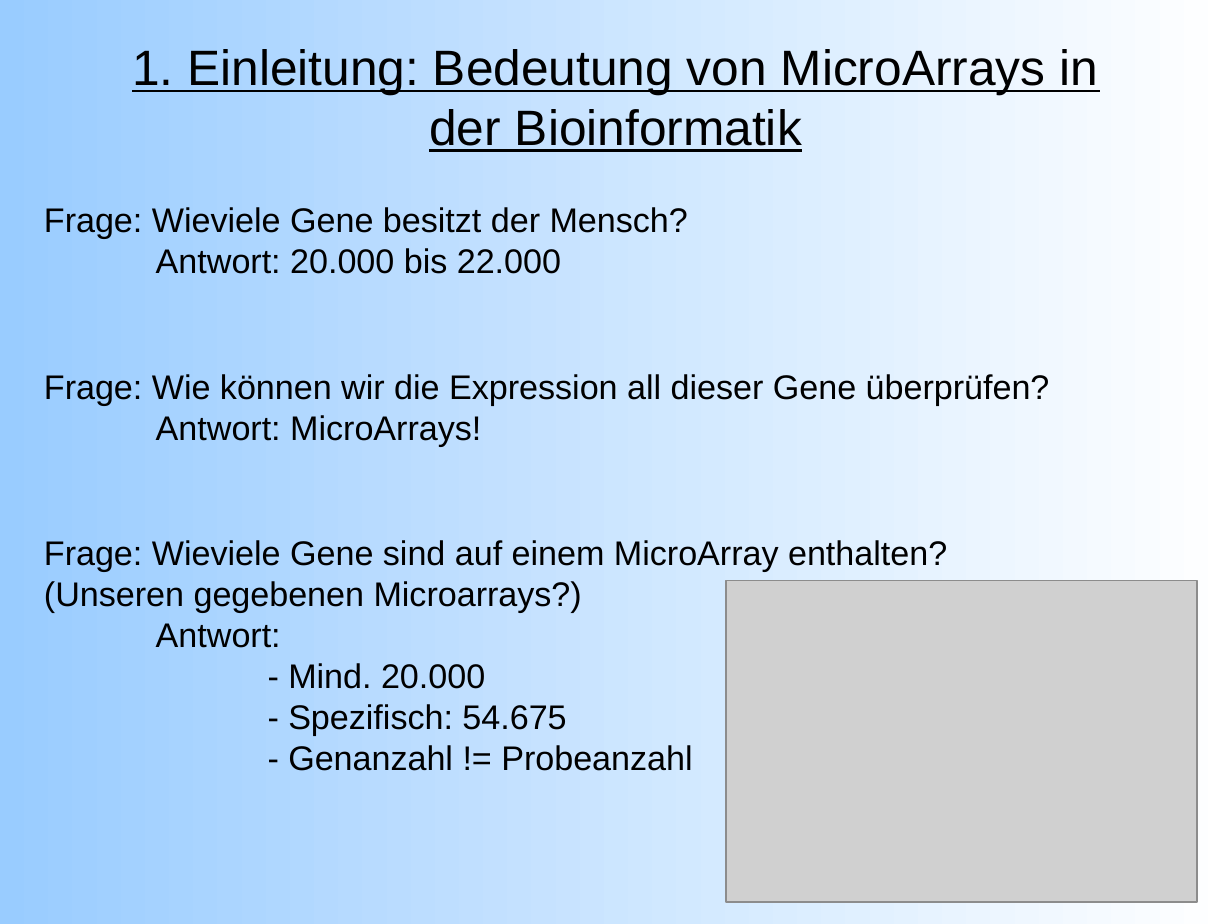
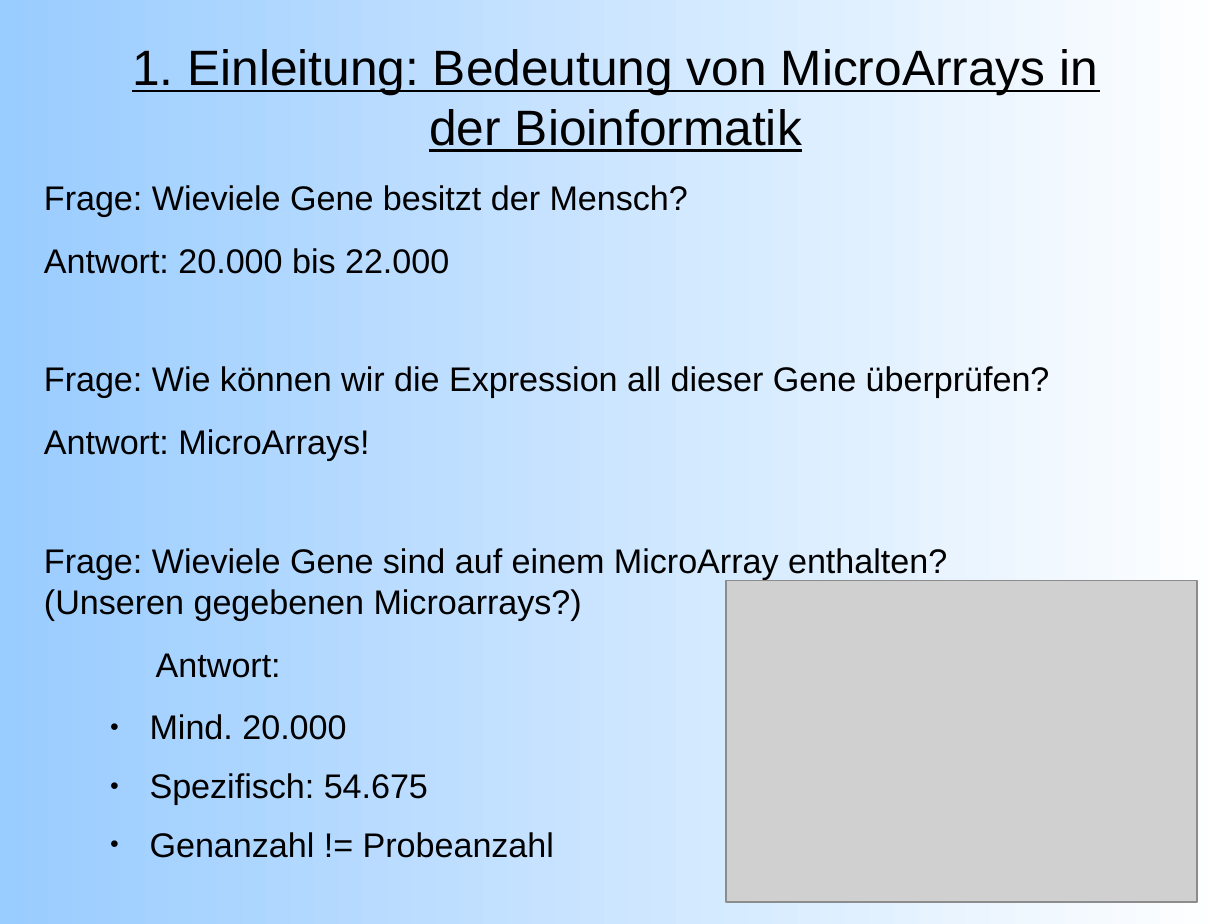
Before and after one commit to emmkey/GenEx, a slide deck: slide 3 of W1 Praesentation.odp. Drawn at 1232x924 pixels with LibreOffice and Linux fonts; fonts in the diff are those of the drawing; grey boxes stand for pictures. Boxes give left, top, right and bottom in pixels: in the first picture for what was removed or moved away, otherwise in the second. Text is boxed around its words. In the diff, an @@ line names an element or a change of style, - is before the commit and + after.

```diff
--- a/W1 Praesentation.odp
+++ b/W1 Praesentation.odp
@@ text at bbox=[44, 185, 1050, 858]: text changed @@
-Frage: Wieviele Gene besitzt der Mensch?
-Antwort: 20.000 bis 22.000
-Frage: Wie können wir die Expression all dieser Gene überprüfen? Antwort: MicroArrays!
-Frage: Wieviele Gene sind auf einem MicroArray enthalten?
-(Unseren gegebenen Microarrays?)
-Antwort:
-- Mind. 20.000
-- Spezifisch: 54.675
-- Genanzahl != Probeanzahl
+Frage: Wieviele Gene besitzt der Mensch?
+Antwort: 20.000 bis 22.000
+Frage: Wie können wir die Expression all dieser Gene überprüfen?
+Antwort: MicroArrays!
+Frage: Wieviele Gene sind auf einem MicroArray enthalten?
+(Unseren gegebenen Microarrays?)
+Antwort:
+  ● Mind. 20.000
+  ● Spezifisch: 54.675
+  ● Genanzahl != Probeanzahl
```
Also in this commit, not shown: 10 other slides changed, 1 slide added, 1 other file.
